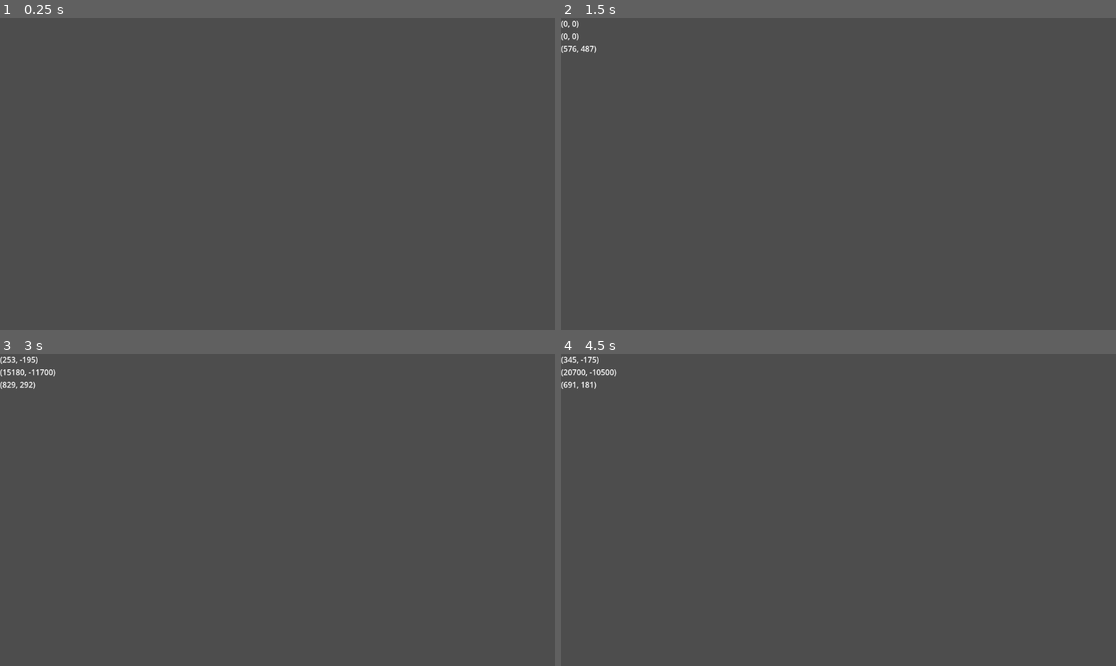
Above: before the commit, frames 1-4 (two rows, left to right).
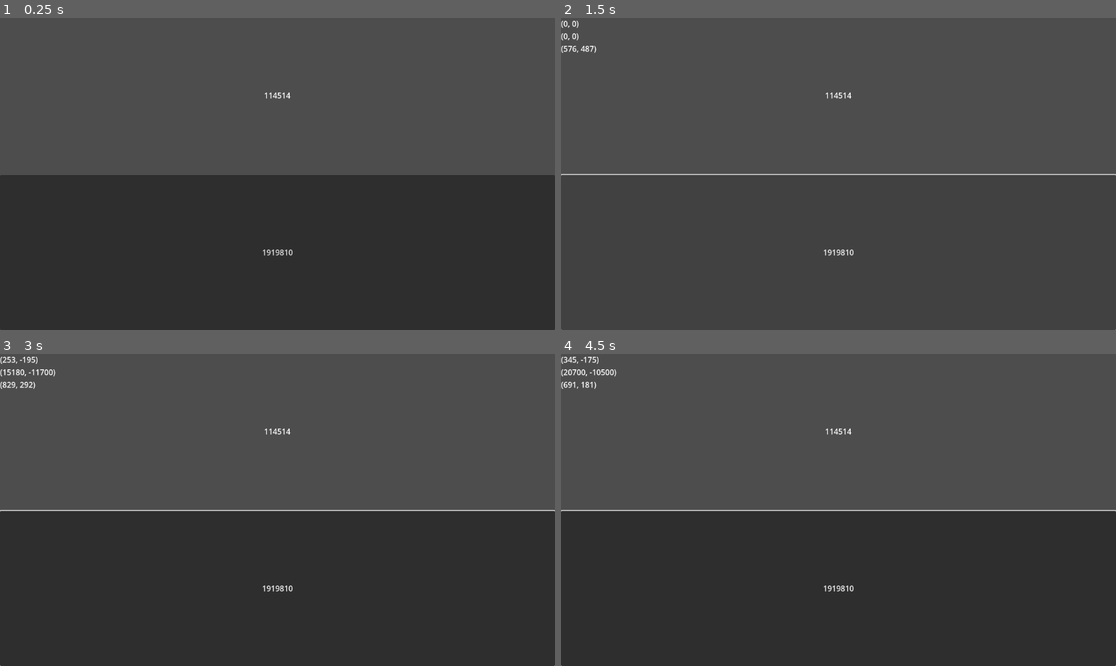
Above: after the commit, the same moments.

Repository: Neutron12138/Neutron-Framework-Base
Game: Godot game, scene res://tests/test_2.tscn
Two runs of this game, one before a commit and one after it. Both use one fixed random seed, a clock stepped at 60 frames per second and the inputs below.
Inputs (mouse positions are in pixels of both pictures, inside the frame that each line leads up to):
- Up to frame 1 (0.25 s): no input
- Up to frame 2 (1.5 s): click (838, 252) at 0.5 s, where only the run after the commit has a clickable "1919810"; click (838, 252) at 1.25 s, where only the run after the commit has a clickable "1919810"
- Up to frame 3 (3 s): click (277, 588) at 2 s, where only the run after the commit has a clickable "1919810"; tap Enter at 2.75 s; move the mouse to (399, 494) at 2.77 s; click (399, 494) at 2.92 s
- Up to frame 4 (4.5 s): tap Space at 3.5 s; move the mouse to (727, 525) at 3.52 s; click (727, 525) at 3.67 s; tap Enter at 4.25 s; move the mouse to (894, 441) at 4.27 s; click (894, 441) at 4.42 s

The runs differ from the first frame. In frame 1, 50% of the frame differs, in the area x 0-100%, y 23-100%; in frame 2, 0.5%; in frame 3, 50%; in frame 4, 50%.

Commit message:
Add files via upload

Diff:
--- /dev/null
+++ b/NFBase/scene/interface_resizer.gd
@@ -0,0 +1,32 @@
+class_name NFB_InterfaceResizer
+extends Node
+
+
+
+@export var target : Control = null
+@export var viewport : Viewport = null:
+	set(value):
+		if is_instance_valid(viewport):
+			if viewport.is_connected("size_changed", resize):
+				viewport.disconnect("size_changed", resize)
+
+		viewport = value
+		if not is_instance_valid(viewport):
+			return
+
+		if not viewport.is_connected("size_changed", resize):
+			viewport.connect("size_changed", resize)
+
+
+
+func _ready() -> void:
+	if not is_instance_valid(viewport):
+		viewport = get_window()
+
+	resize()
+
+
+
+func resize() -> void:
+	if is_instance_valid(target) and is_instance_valid(viewport):
+		target.set_size.call_deferred(viewport.size)
--- a/tests/test_2.tscn
+++ b/tests/test_2.tscn
@@ -1,7 +1,8 @@
-[gd_scene load_steps=3 format=3 uid="uid://bl12y16ghyvis"]
+[gd_scene load_steps=4 format=3 uid="uid://bl12y16ghyvis"]
 
 [ext_resource type="Script" path="res://tests/test_2.gd" id="1_4b2l6"]
 [ext_resource type="Script" path="res://NFBase/scene/event_dispatcher.gd" id="2_ds8ch"]
+[ext_resource type="Script" path="res://NFBase/scene/interface_resizer.gd" id="3_uebpe"]
 
 [node name="test2" type="Node"]
 script = ExtResource("1_4b2l6")
@@ -14,5 +15,26 @@
 layout_mode = 3
 anchors_preset = 0
 script = ExtResource("2_ds8ch")
+mode = 0
+
+[node name="NFB_InterfaceResizer" type="Node" parent="." node_paths=PackedStringArray("target")]
+script = ExtResource("3_uebpe")
+target = NodePath("../VBoxContainer")
+
+[node name="VBoxContainer" type="VBoxContainer" parent="."]
+offset_right = 40.0
+offset_bottom = 40.0
+
+[node name="Label" type="Label" parent="VBoxContainer"]
+layout_mode = 2
+size_flags_vertical = 3
+text = "114514"
+horizontal_alignment = 1
+vertical_alignment = 1
+
+[node name="Button" type="Button" parent="VBoxContainer"]
+layout_mode = 2
+size_flags_vertical = 3
+text = "1919810"
 
 [connection signal="mouse_moved" from="NFB_EventDispatcher" to="." method="_on_nfb_event_dispatcher_mouse_moved"]
Not shown, changed: export_presets.cfg
